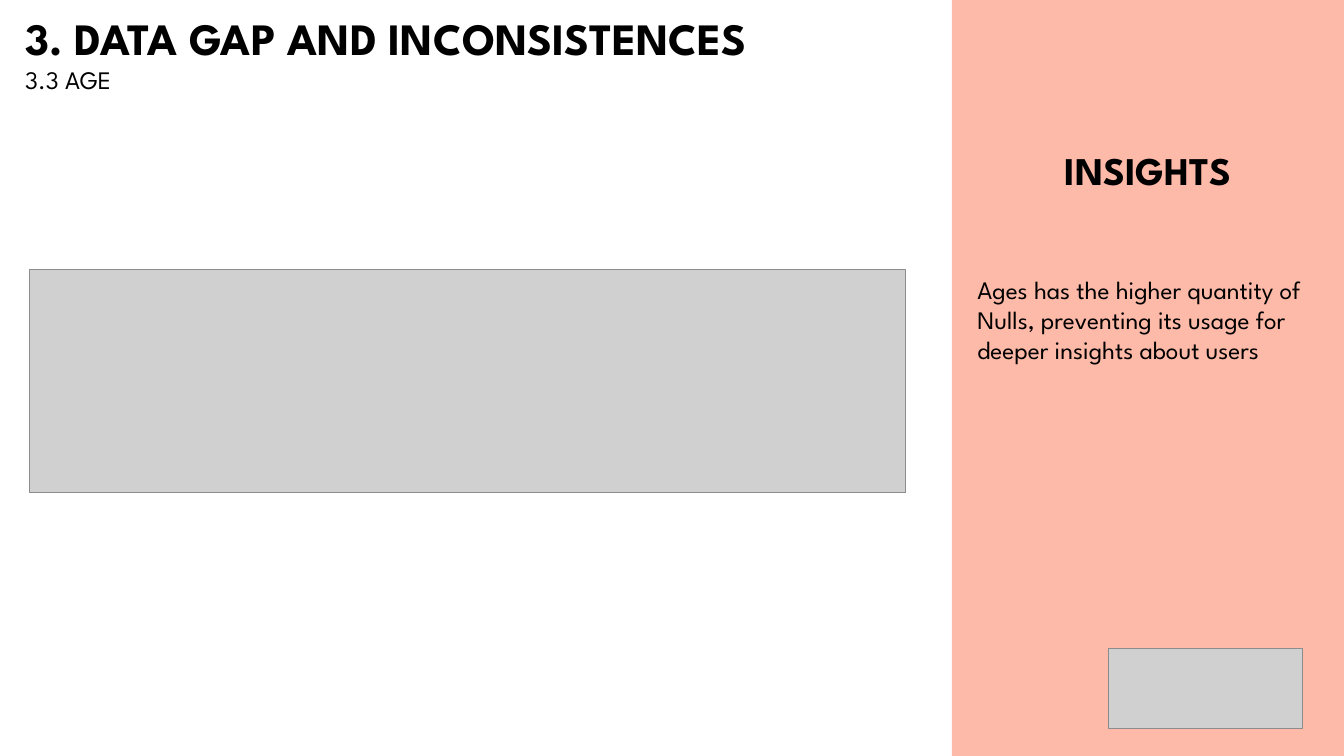
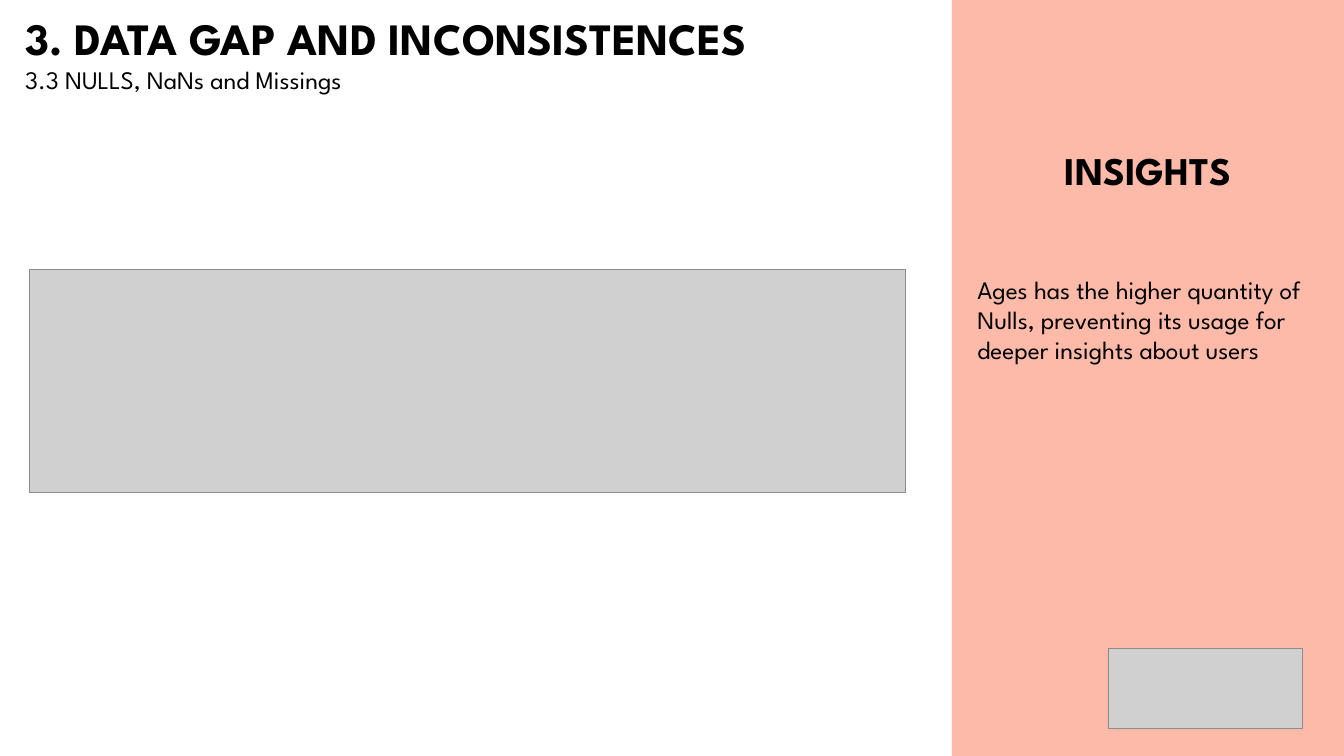
Before and after one commit to bbucalonserra/sales-membership-analysis, a slide deck: slide 12 of presentation.pptx. Drawn at 1344x756 pixels with LibreOffice and Linux fonts; fonts in the diff are those of the drawing; grey boxes stand for pictures. Boxes give left, top, right and bottom in pixels: in the first picture for what was removed or moved away, otherwise in the second. Text is boxed around its words. In the diff, an @@ line names an element or a change of style, - is before the commit and + after.

```diff
--- a/presentation.pptx
+++ b/presentation.pptx
@@ text at [25, 71, 342, 95]: text changed @@
-3.3 AGE
+3.3 NULLS, NaNs and Missings
```
Also in this commit, not shown: 10 other slides changed, 7 slides added, 2 other files.
